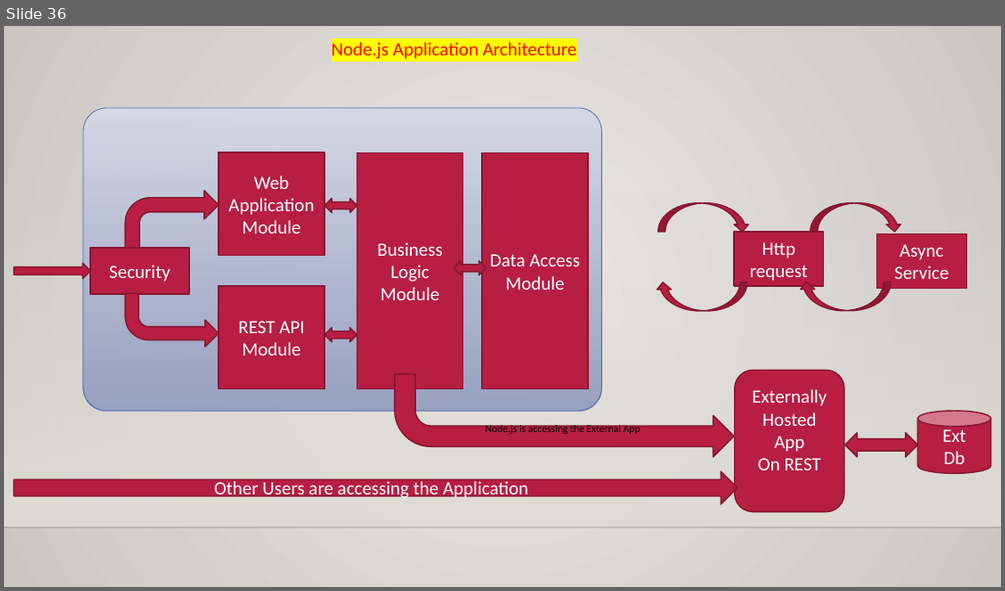
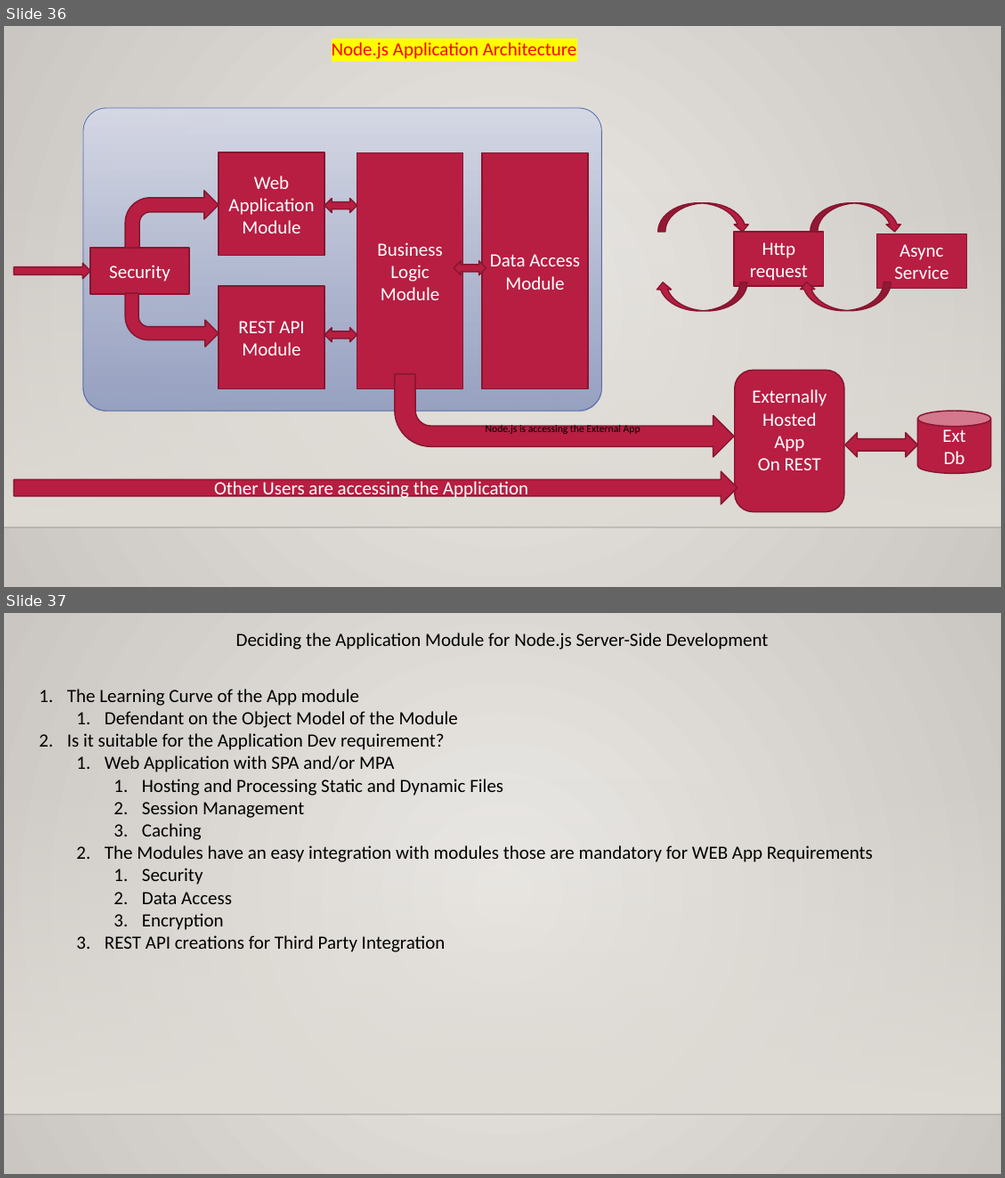
Before and after one commit to maheshsabnis/blazejan2021, a slide deck: Training_Notes_PPTs.pptx. Shown one above the other, each under a label of ours: slide 36 before the commit, slides 36 and 37 after it. The pictures are 1005x591 and 1005x1178 pixels, drawn with LibreOffice and Linux fonts; fonts in the diff are those of the drawing; background and template pictures are left out. Boxes give left, top, right and bottom in pixels: in the first picture for what was removed or moved away, otherwise in the second. Text is boxed around its words. In the diff, an @@ line names an element or a change of style, - is before the commit and + after.

```diff
--- a/Training_Notes_PPTs.pptx
+++ b/Training_Notes_PPTs.pptx
@@ slide 37 added at (x1=4, y1=613, x2=1001, y2=1174), background gradient #ECEAE7 to #CAC7C1; not listed: 2 template elements that a slide beside it also shows @@
@@ text added at (x1=236, y1=633, x2=769, y2=649), 18 pt, text #000000 @@
+Deciding the Application Module for Node.js Server-Side Development
@@ text added at (x1=67, y1=689, x2=873, y2=952), 18 pt, text #000000 @@
+1. The Learning Curve of the App module
+  1. Defendant on the Object Model of the Module
+2. Is it suitable for the Application Dev requirement?
+  1. Web Application with SPA and/or MPA
+    1. Hosting and Processing Static and Dynamic Files
+    2. Session Management
+    3. Caching
+  2. The Modules have an easy integration with modules those are mandatory for WEB App Requirements
+    1. Security
+    2. Data Access
+    3. Encryption
+  3. REST API creations for Third Party Integration
```
Also in this commit, not shown: 1 other slide added, 8 other files.
